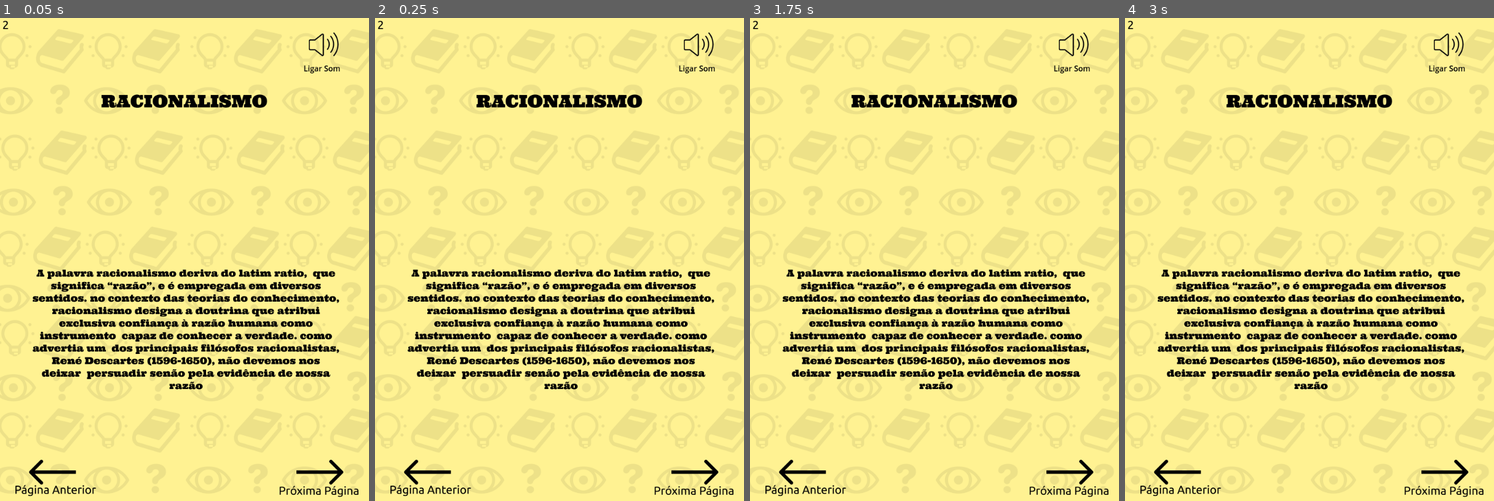
Above: before the commit, frames 1-4 (left to right).
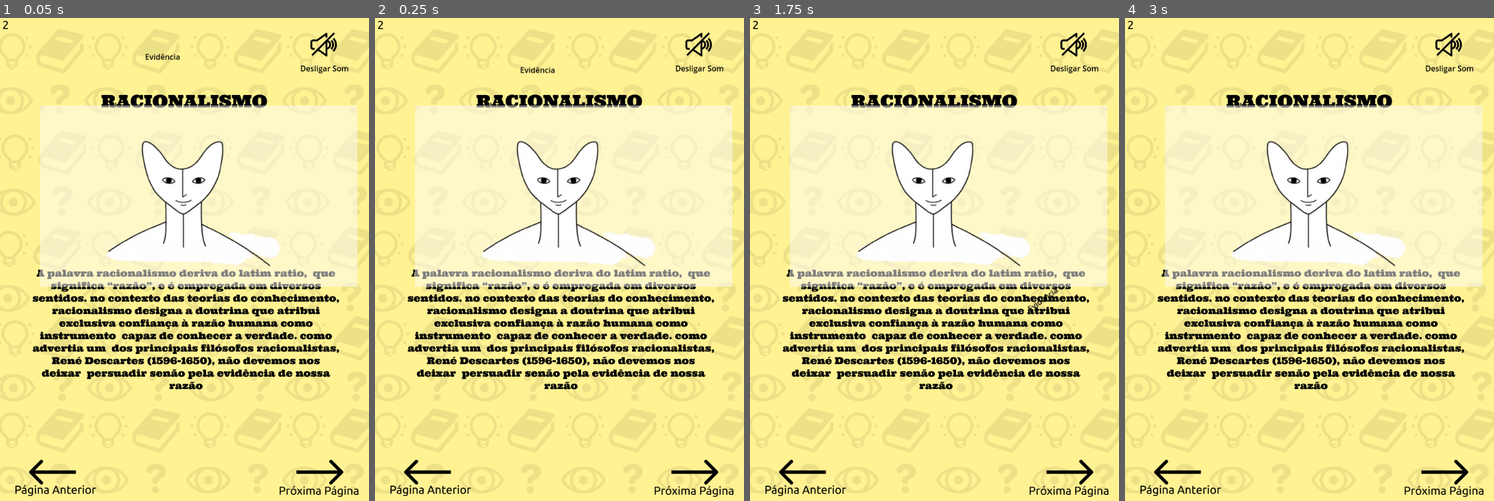
Above: after the commit, the same moments.

Repository: sandrovscarneiro/livro-interativo
Game: Godot game, scene res://cenas/pagina_2.tscn
The game is run twice, just before and just after one commit, with the same random seed, the same clock (stepped at 60 frames per second) and the same inputs. This scene is started directly instead of the project's main scene. Sound files missing from this copy of the repository are replaced by a short silence.
Inputs (mouse positions are in pixels of both pictures, inside the frame that each line leads up to):
- Up to frame 1 (0.05 s): no input
- Up to frame 2 (0.25 s): no input
- Up to frame 3 (1.75 s): tap Enter at 0.5 s; move the mouse to (1015, 240) at 0.52 s; click (1015, 240) at 0.67 s; drag from (860, 288) to (916, 360) at 1.27 s
- Up to frame 4 (3 s): move the mouse to (1346, 158) at 2.02 s; click (1346, 158) at 2.17 s; tap Space at 2.75 s; drag from (1291, 360) to (1198, 191) at 2.77 s

The runs differ from the first frame. In frame 1, 33% of the frame differs, in the area x 10-97%, y 2-56%; in frame 2, 33%; in frame 3, 33%; in frame 4, 33%.

Commit message:
testes de colisão

Diff:
--- a/cenas/pagina_2.tscn
+++ b/cenas/pagina_2.tscn
@@ -9,6 +9,22 @@
 [ext_resource type="Texture2D" uid="uid://5sjqrctvhdrp" path="res://assets/imagens/btn_pag_anterior.png" id="5_p47bp"]
 [ext_resource type="Script" uid="uid://d2187rgv385j5" path="res://scripts/audio_stream_player.gd" id="7_3uo2l"]
 [ext_resource type="Script" uid="uid://s1xo5kem3d4k" path="res://scripts/btn_pag_anterior.gd" id="7_ec4tr"]
+[ext_resource type="Texture2D" uid="uid://cq3onv7tr67hb" path="res://assets/imagens/pagina_2_cabeca.png" id="10_3uo2l"]
+
+[sub_resource type="RectangleShape2D" id="RectangleShape2D_n4upd"]
+size = Vector2(118.000015, 54.25)
+
+[sub_resource type="CircleShape2D" id="CircleShape2D_tnqoo"]
+
+[sub_resource type="LabelSettings" id="LabelSettings_3uo2l"]
+font_color = Color(0, 0, 0, 1)
+
+[sub_resource type="RectangleShape2D" id="RectangleShape2D_3uo2l"]
+size = Vector2(79, 68.5)
+
+[sub_resource type="SegmentShape2D" id="SegmentShape2D_3uo2l"]
+a = Vector2(38, 169)
+b = Vector2(-11, 109)
 
 [node name="Pagina2" type="Node2D"]
 
@@ -47,6 +63,43 @@
 script = ExtResource("7_ec4tr")
 path_pag_anterior = "res://capa.tscn"
 
+[node name="Sprite2D" type="Sprite2D" parent="."]
+position = Vector2(414, 371)
+texture = ExtResource("10_3uo2l")
+
+[node name="Area2D" type="Area2D" parent="."]
+position = Vector2(342, 250)
+
+[node name="CollisionShape2D" type="CollisionShape2D" parent="Area2D"]
+position = Vector2(38, 39.125)
+shape = SubResource("RectangleShape2D_n4upd")
+
+[node name="RigidBody2D" type="RigidBody2D" parent="."]
+position = Vector2(-30, 0)
+
+[node name="CollisionShape2D" type="CollisionShape2D" parent="RigidBody2D"]
+position = Vector2(368, 80)
+scale = Vector2(2, 2)
+shape = SubResource("CircleShape2D_tnqoo")
+
+[node name="Label" type="Label" parent="RigidBody2D"]
+offset_left = 332.0
+offset_top = 68.0
+offset_right = 405.0
+offset_bottom = 91.0
+text = "Evidência"
+label_settings = SubResource("LabelSettings_3uo2l")
+
+[node name="StaticBody2D" type="StaticBody2D" parent="."]
+
+[node name="CollisionShape2D" type="CollisionShape2D" parent="StaticBody2D"]
+position = Vector2(382.5, 352.75)
+shape = SubResource("RectangleShape2D_3uo2l")
+
+[node name="CollisionShape2D2" type="CollisionShape2D" parent="StaticBody2D"]
+position = Vector2(324, 149)
+shape = SubResource("SegmentShape2D_3uo2l")
+
 [connection signal="pressed" from="btn_prox_pagina" to="btn_prox_pagina" method="_on_pressed"]
 [connection signal="pressed" from="btn_som" to="btn_som" method="_on_pressed"]
 [connection signal="pressed" from="btn_som" to="AudioStreamPlayer" method="_on_btn_som_pressed"]
--- a/cenas/pagina_7.tscn
+++ b/cenas/pagina_7.tscn
@@ -57,7 +57,9 @@
 offset_bottom = 499.0
 
 [node name="SubViewport" type="SubViewport" parent="SubViewportContainer"]
+handle_input_locally = false
 size = Vector2i(636, 276)
+render_target_update_mode = 4
 
 [node name="Node3D" type="Node3D" parent="SubViewportContainer/SubViewport"]
 rotation_order = 0
--- a/scripts/btn_som.gd
+++ b/scripts/btn_som.gd
@@ -2,6 +2,7 @@
 
 const list_icons: Array = [preload("res://assets/imagens/btn_som_ligar.png"), preload("res://assets/imagens/btn_som_desligar.png")]
 const list_texts: Array = ["Ligar Som", "Desligar Som"]
+
 
 
 func _ready() -> void:
--- a/scripts/globals.gd
+++ b/scripts/globals.gd
@@ -1,3 +1,3 @@
 extends Node
 
-var play_sound:bool = false;
+var play_sound:bool = true;
--- a/scripts/video_stream_player.gd
+++ b/scripts/video_stream_player.gd
@@ -2,13 +2,5 @@
 
 
 func _on_btn_play_pressed() -> void:
-	if paused:
-		paused = false;
-	elif !is_playing():
+	if !is_playing():
 		play()
-
-func _on_btn_pause_pressed() -> void:
-	paused = true
-
-func _on_btn_stop_pressed() -> void:
-	stop()
Binary file added: assets/imagens/pagina_2_cabeca.png
Not shown, added: assets/imagens/pagina_2_cabeca.png.import
Not shown: 1 places in cenas/pagina_2.tscn that only renumber resources
